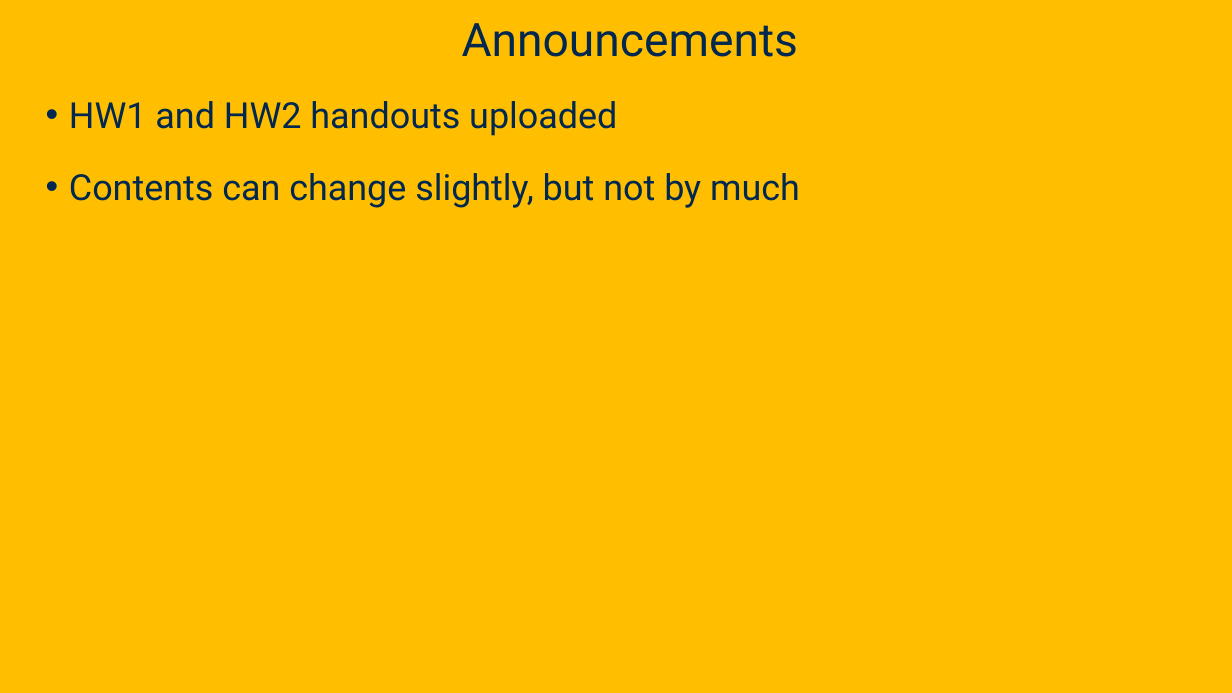
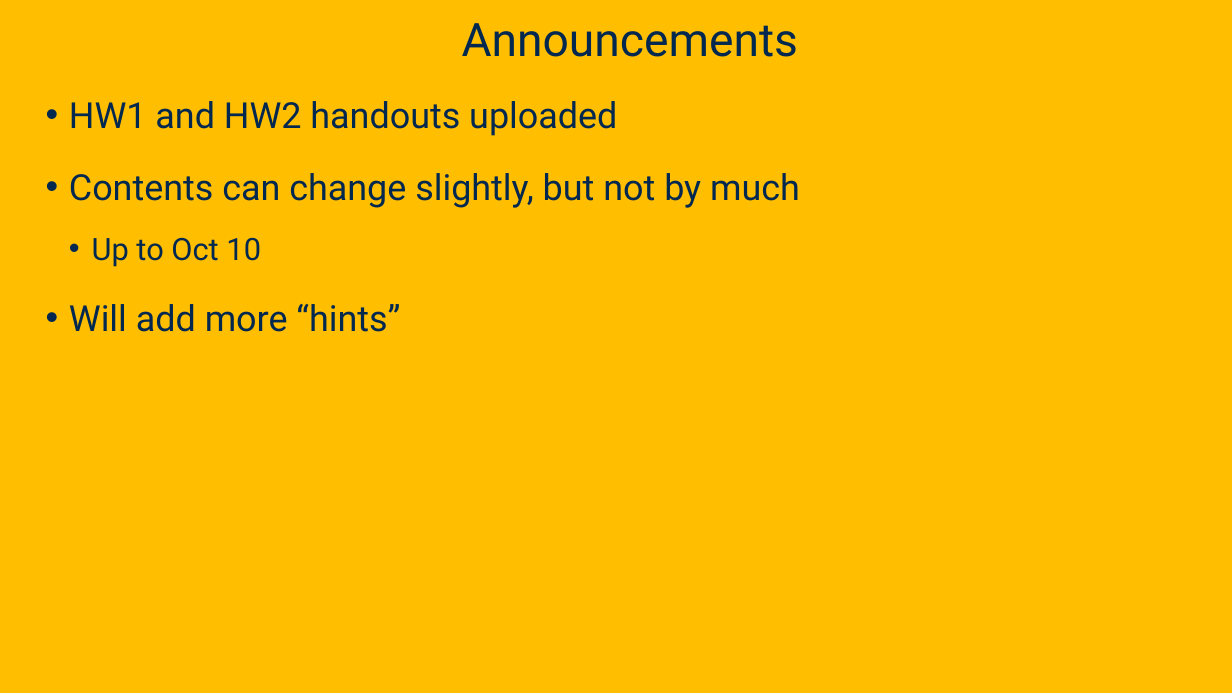
Before and after one commit to davsec-teaching/ecs160-f25, a slide deck: slide 35 of slides/2_oo_background.pptx. Drawn at 1232x693 pixels with LibreOffice and Linux fonts; fonts in the diff are those of the drawing; background and template pictures are left out. Boxes give left, top, right and bottom in pixels: in the first picture for what was removed or moved away, otherwise in the second. Text is boxed around its words. In the diff, an @@ line names an element or a change of style, - is before the commit and + after.

```diff
--- a/slides/2_oo_background.pptx
+++ b/slides/2_oo_background.pptx
@@ text at (x1=69, y1=237, x2=400, y2=332): paragraphs added @@
+  • Up to Oct 10
+• Will add more “hints”
```
Also in this commit, not shown: 3 other files.
